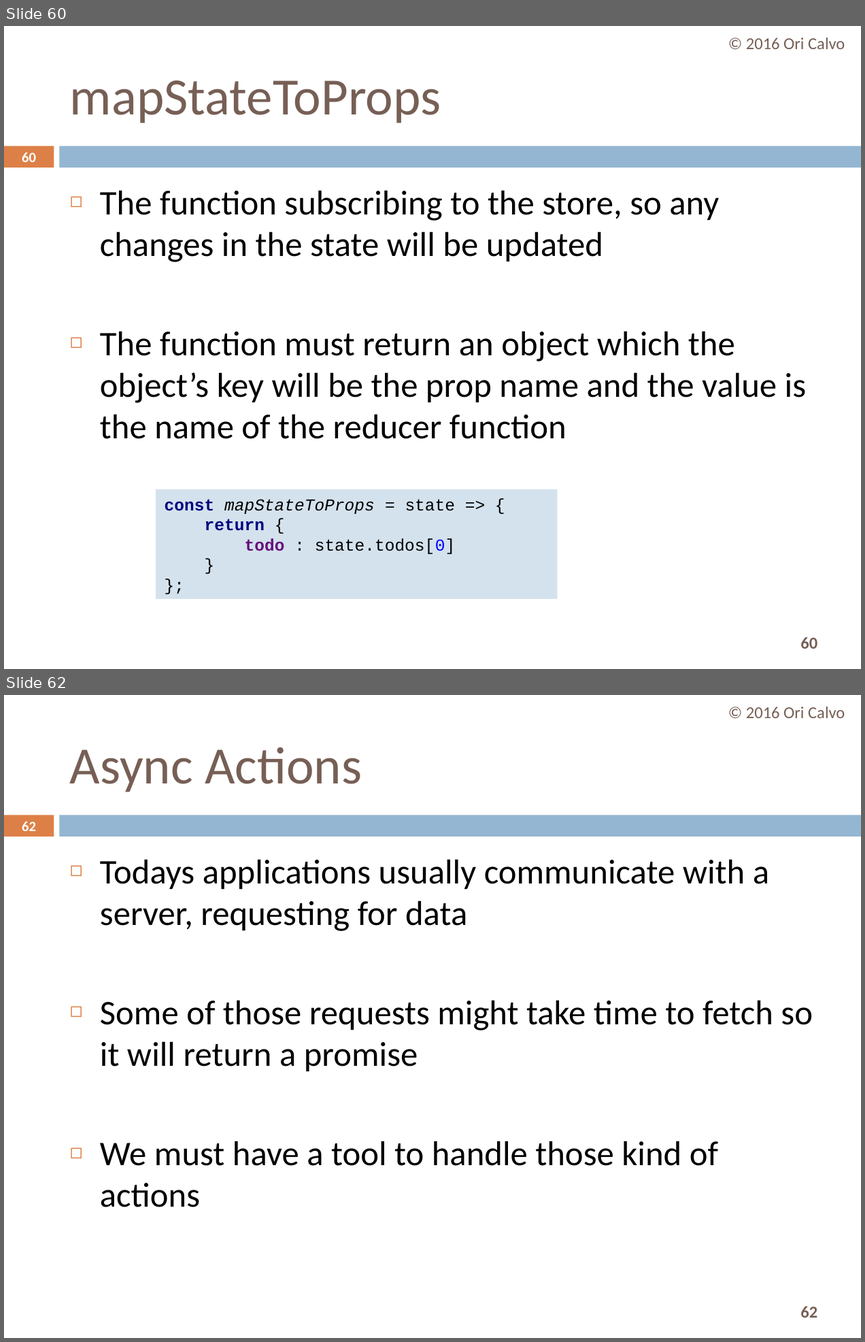
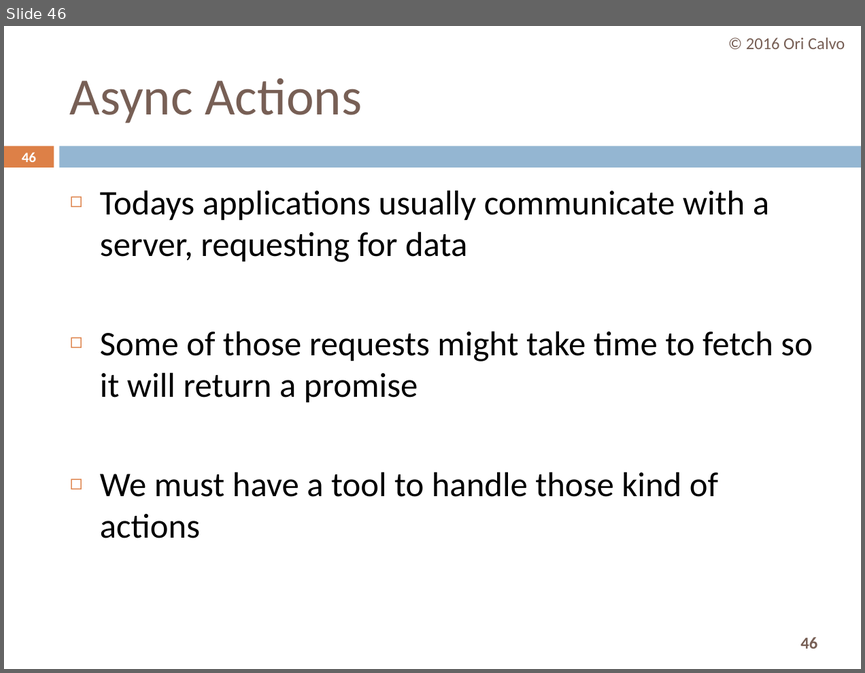
Before and after one commit to oricalvo/course-amdocs-angular, a slide deck: PPTs/09 Redux.pptx. Shown one above the other, each under a label of ours: slides 60 and 62 before the commit, slide 46 after it; the slides between them are not shown. The pictures are 865x1342 and 865x673 pixels, drawn with LibreOffice and Linux fonts; fonts in the diff are those of the drawing. Boxes give left, top, right and bottom in pixels: in the first picture for what was removed or moved away, otherwise in the second. Text is boxed around its words. In the diff, an @@ line names an element or a change of style, - is before the commit and + after.

```diff
--- a/PPTs/09 Redux.pptx
+++ b/PPTs/09 Redux.pptx
@@ slide 60 removed at box(4, 26, 861, 669), background #FFFFFF; not listed: 3 template elements that a slide beside it also shows @@
@@ text removed at box(746, 38, 844, 49) @@
-© 2016 Ori Calvo
@@ title removed at box(70, 80, 441, 123) @@
-mapStateToProps
@@ page number removed at box(22, 152, 36, 162) @@
-60
@@ text removed at box(100, 190, 806, 439) @@
-◻ The function subscribing to the store, so any changes in the state will be updated
-◻ The function must return an object which the object’s key will be the prop name and the value is the name of the reducer function
@@ rectangle removed at box(156, 488, 558, 599) @@
-const mapStateToProps = state => {
-return {
-todo : state.todos[0]
-}
-};
@@ what was slide 62 is now slide 46 @@
@@ page number at box(22, 152, 36, 162): text changed @@
-62
+46
@@ page number at box(800, 637, 817, 648): text changed @@
-62
+46
```
Also in this commit, not shown: 1 slide changed, 15 other slides removed.
